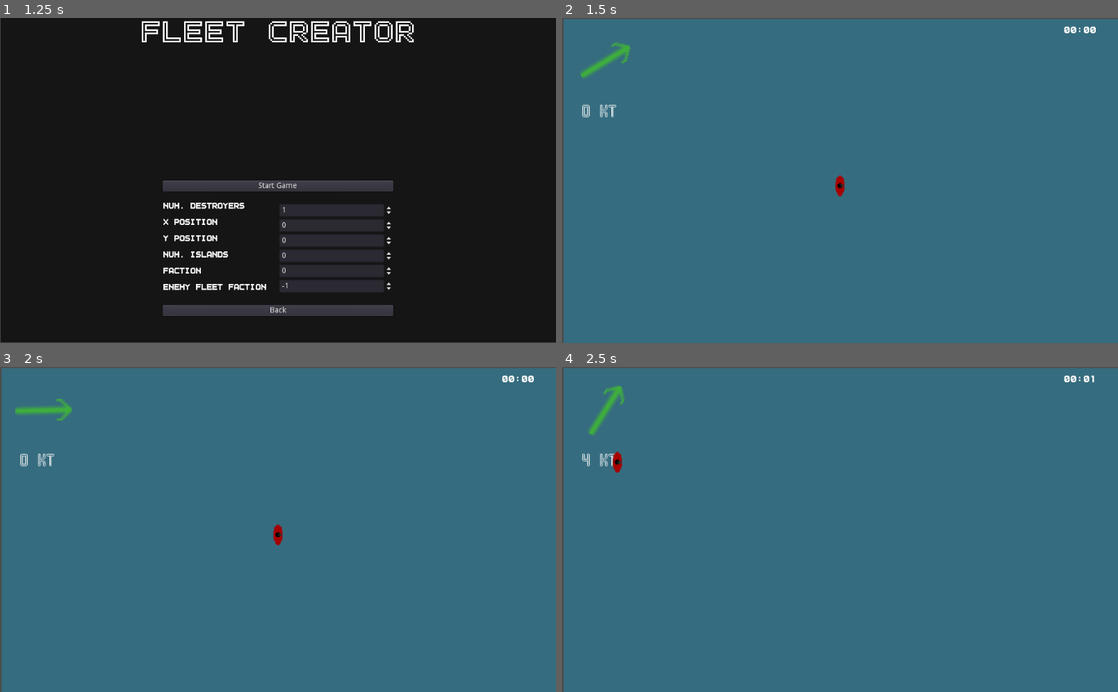
Above: before the commit, frames 1-4 (two rows, left to right).
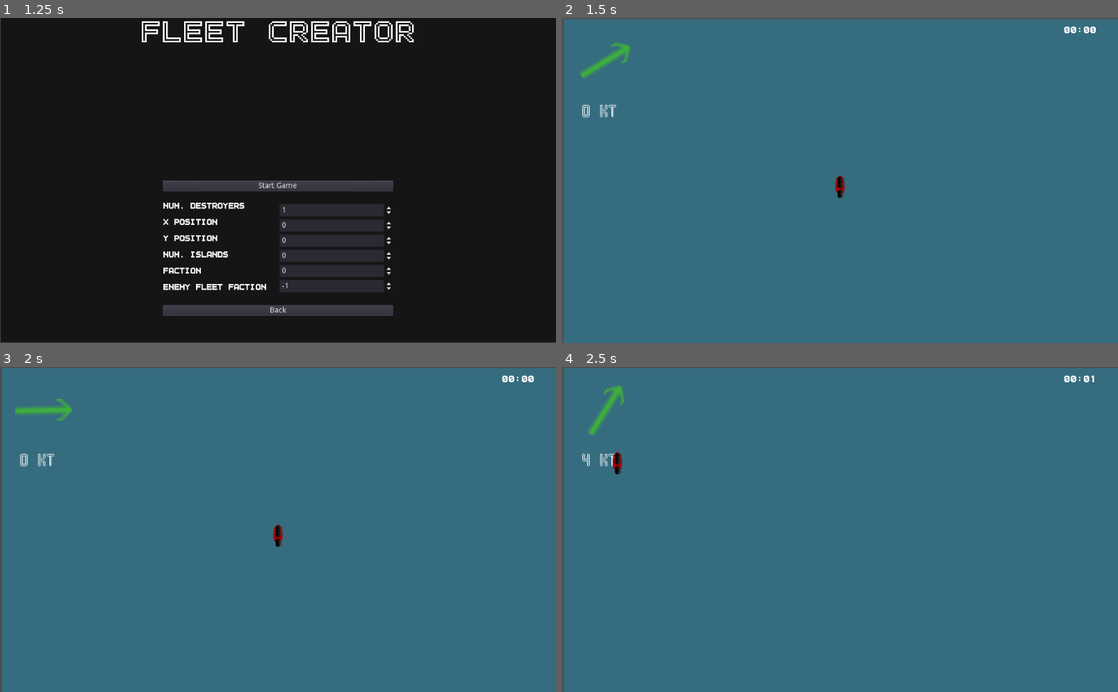
Above: after the commit, the same moments.

Repository: peter-shaw-benson/naval-game
Game: Godot game, scene res://gui/MainMenu.tscn
Two runs of this game, one before a commit and one after it. Both use one fixed random seed, a clock stepped at 60 frames per second and the inputs below.
Inputs (mouse positions are in pixels of both pictures, inside the frame that each line leads up to):
- Up to frame 1 (1.25 s): click "Start Game (New Version)" at 0.5 s
- Up to frame 2 (1.5 s): click "Start Game" at 1.25 s
- Up to frame 3 (2 s): no input
- Up to frame 4 (2.5 s): move the mouse to (617, 461) at 2.02 s; hold A (shoot) from 2.03 s (still down); click (617, 461) at 2.17 s; tap Z (strike) at 2.3 s

Frame 1 is identical in both runs. In frame 2, less than 0.1% of the frame differs, in the area x 49-51%, y 48-56%; in frame 3, less than 0.1%; in frame 4, less than 0.1%.

Commit message:
added multiple turrets, now adding actual fletcher sprites

Diff:
--- a/Entities/Entity.gd
+++ b/Entities/Entity.gd
@@ -25,6 +25,8 @@
 var armor: float
 var max_armor: float
 
+# this is an array where each element is a dict.
+# weapon, y_offset, barrels
 var weapons_list: Array
 var aircraft_list = []
 
--- a/Entities/Ships/FletcherClassDestroyer.gd
+++ b/Entities/Ships/FletcherClassDestroyer.gd
@@ -16,6 +16,14 @@
 "HMS Ramsey",
 ]
 
+var turret_list = [
+	{"weapon": LightGun.new(), "y_offset": 30, "barrels": 1},
+	{"weapon": LightGun.new(), "y_offset": 20, "barrels": 1},
+	{"weapon": LightGun.new(), "y_offset": 0, "barrels": 1},
+	{"weapon": LightGun.new(), "y_offset": -10, "barrels": 1},
+	{"weapon": LightGun.new(), "y_offset": -20, "barrels": 1},
+]
+
 var ship_stats = {
 	"speed": 42,
 	"range": 1000,
@@ -26,12 +34,7 @@
 	"visibility": 15,
 	"crew": 5,
 	"class": "Destroyer",
-	"weapons":
-		[[LightGun.new(), 15],
-		[LightGun.new(), 10],
-		[LightGun.new(), 0],
-		[LightGun.new(), -5],
-		[LightGun.new(), -10]]
+	"turrets": turret_list
 }
 
 func _init():
@@ -42,7 +45,7 @@
 	ship_stats["crew"])
 
 	self.set_class(ship_stats["class"])
-	self.armament(ship_stats["weapons"])
+	self.armament(ship_stats["turrets"])
 
 	# choose name from list
 	var name = DestroyerNames[randi() % DestroyerNames.size()]
--- a/Ships2/Turrets/Turret.gd
+++ b/Ships2/Turrets/Turret.gd
@@ -5,14 +5,19 @@
 # bullet data here
 var weaponData: Weapon
 
+var y_offset = 0
+var num_barrels = 1
+
 var locked = true
 
 func init(weapon):
-	self.weaponData = weapon
+	# here, weapon is a dict of weapon data, y offset, and number of barrels
+	self.weaponData = weapon["weapon"]
 
-	print(weapon.get_class())
-	if weapon.get_class() == "Torpedo":
-		Bullet = preload("res://Ships2/Bullets/Torpedo.tscn")
+	self.y_offset = weapon["y_offset"]
+	self.num_barrels = weapon["barrels"]
+
+	self.position.y += self.y_offset
 
 func _ready():
 	pass
@@ -22,14 +27,17 @@
 		look_at(get_global_mouse_position())
 
 func shoot():
-	var bullet = Bullet.instance()
 
-	bullet.init(weaponData,
-		self.global_position)
+	for b in self.num_barrels:
+		# shoot one bullet per barrel
+		var bullet = Bullet.instance()
 
-	get_tree().root.add_child(bullet)
+		bullet.init(weaponData,
+			self.global_position)
 
-	bullet.transform = $Barrel.global_transform
+		get_tree().root.add_child(bullet)
+
+		bullet.transform = $Barrel.global_transform
 
 func unlock():
 	self.locked = false
--- a/Weapons/WeaponJSON.gd
+++ b/Weapons/WeaponJSON.gd
@@ -38,14 +38,7 @@
 
 	var data_received = JSON.parse(content_as_text).result
 
-	if typeof(data_received) == TYPE_ARRAY:
-		print("array data:", data_received[0])
-	elif typeof(data_received) == TYPE_DICTIONARY:
-		print("dict data:", data_received["LightGun"])
-	else:
-		print("data type:", typeof(data_received))
-
-	print(data_received)
+	#print(data_received)
 
 	return data_received
 
--- a/gui/Fleet Maker.gd
+++ b/gui/Fleet Maker.gd
@@ -32,7 +32,9 @@
 	var destroyer_array = []
 
 	for i in range(length):
-		var next_destroyer = TorpDestroyer.new()
+		# testing fletcher-class:
+		var next_destroyer = FletcherClassDestroyer.new()
+		#var next_destroyer = TorpDestroyer.new()
 		#print(next_destroyer)
 
 		destroyer_array.append({"ship": next_destroyer,
